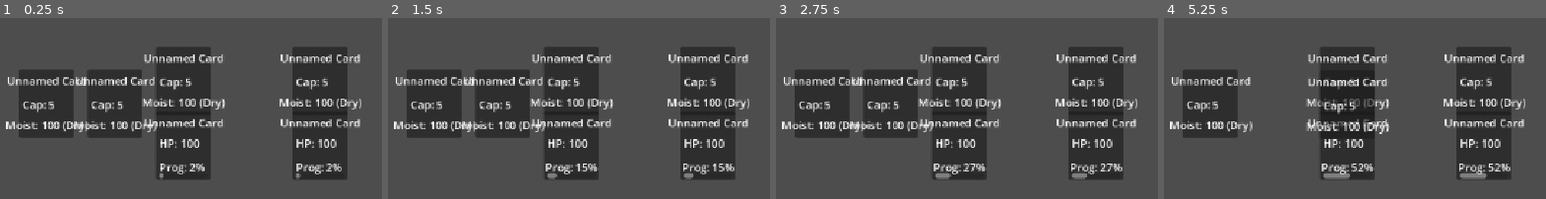
Above: before the commit, frames 1-4 (left to right).
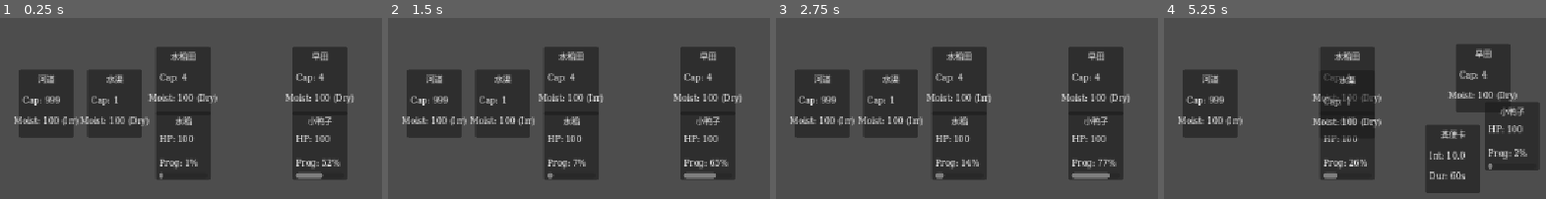
Above: after the commit, the same moments.

Repository: keonardo/StackFarming
Game: Godot game, scene res://main.tscn
Same seed, same stepped clock (60 frames per second), same inputs: the game is played once before the commit and once after it.
Inputs (mouse positions are in pixels of both pictures, inside the frame that each line leads up to):
- Up to frame 1 (0.25 s): no input
- Up to frame 2 (1.5 s): tap Enter at 0.5 s; move the mouse to (outside the picture) at 0.52 s; tap Q at 0.6 s; click (outside the picture) at 0.67 s; tap Space at 1.25 s; drag from (outside the picture) to (433, 103) at 1.27 s
- Up to frame 3 (2.75 s): move the mouse to (outside the picture) at 2.02 s; tap Shift at 2.1 s; click (outside the picture) at 2.17 s
- Up to frame 4 (5.25 s): tap Enter at 2.75, 3.6, 4.25 s; drag from (outside the picture) to (1278, 103) at 2.77 s; tap Space at 3.5 s; move the mouse to (outside the picture) at 3.52 s; click (outside the picture) at 3.67 s; drag from (1267, 121) to (1381, 77) at 4.27 s; move the mouse to (1542, 188) at 5.02 s; tap Q at 5.1 s; click (1542, 188) at 5.17 s

The runs differ from the first frame. In frame 1, 11% of the frame differs, in the area x 1-95%, y 18-90%; in frame 2, 11%; in frame 3, 11%; in frame 4, 18%, in the area x 1-99%, y 14-97%.

Commit message:
Fix: snake_case props in .tscn + add CJK font (Noto Sans SC) for Chinese text

Diff:
--- /dev/null
+++ b/fonts/noto_sans_sc.tres
@@ -0,0 +1,6 @@
+[gd_resource type="FontFile" load_steps=2 format=3]
+
+[ext_resource type="FontFile" path="res://fonts/NotoSansSC-Regular.ttf" id="1_font"]
+
+[resource]
+data = ExtResource("1_font")
--- a/main.tscn
+++ b/main.tscn
@@ -13,50 +13,50 @@
 
 [node name="SolarTermEngine" type="Node" parent="."]
 script = ExtResource("2_termeng")
-TermDuration = 10.0
+term_duration = 10.0
 
 [node name="CardSpawner" type="Node" parent="."]
 script = ExtResource("3_spawner")
 
 [node name="RiverCard" parent="." instance=ExtResource("4_container")]
 position = Vector2(150, 200)
-CardName = "河道"
-Type = 9
-ValueA = 999.0
-ValueB = 100.0
-IsIrrigated = true
+card_name = "河道"
+type = 9
+value_a = 999.0
+value_b = 100.0
+is_irrigated = true
 
 [node name="CanalCard" parent="." instance=ExtResource("4_container")]
 position = Vector2(250, 200)
-CardName = "水渠"
-Type = 10
-ValueA = 1.0
-ValueB = 100.0
+card_name = "水渠"
+type = 10
+value_a = 1.0
+value_b = 100.0
 
 [node name="FarmlandCard1" parent="." instance=ExtResource("4_container")]
 position = Vector2(350, 200)
-CardName = "水稻田"
-Type = 7
-ValueA = 4.0
-ValueB = 100.0
+card_name = "水稻田"
+type = 7
+value_a = 4.0
+value_b = 100.0
 
 [node name="RiceCard" parent="." instance=ExtResource("5_creature")]
 position = Vector2(350, 235)
-CardName = "水稻"
-Type = 1
-ValueA = 100.0
-ValueB = 0.0
+card_name = "水稻"
+type = 1
+value_a = 100.0
+value_b = 0.0
 
 [node name="FarmlandCard2" parent="." instance=ExtResource("4_container")]
 position = Vector2(550, 200)
-CardName = "旱田"
-Type = 7
-ValueA = 4.0
-ValueB = 100.0
+card_name = "旱田"
+type = 7
+value_a = 4.0
+value_b = 100.0
 
 [node name="DuckCard" parent="." instance=ExtResource("5_creature")]
 position = Vector2(550, 235)
-CardName = "小鸭子"
-Type = 0
-ValueA = 100.0
-ValueB = 50.0
+card_name = "小鸭子"
+type = 0
+value_a = 100.0
+value_b = 50.0
--- a/project.godot
+++ b/project.godot
@@ -24,8 +24,14 @@
 
 [display]
 
+window/size/viewport_width=1152
+window/size/viewport_height=648
 window/stretch/mode="canvas_items"
 window/stretch/aspect="expand"
+
+[gui]
+
+theme/custom="res://themes/default_theme.tres"
 
 [editor_plugins]
 
--- /dev/null
+++ b/themes/default_theme.tres
@@ -0,0 +1,7 @@
+[gd_resource type="Theme" load_steps=2 format=3]
+
+[ext_resource type="FontFile" path="res://fonts/noto_sans_sc.tres" id="1_font"]
+
+[resource]
+default_font = ExtResource("1_font")
+default_font_size = 12
Binary file added: fonts/NotoSansSC-Regular.ttf
